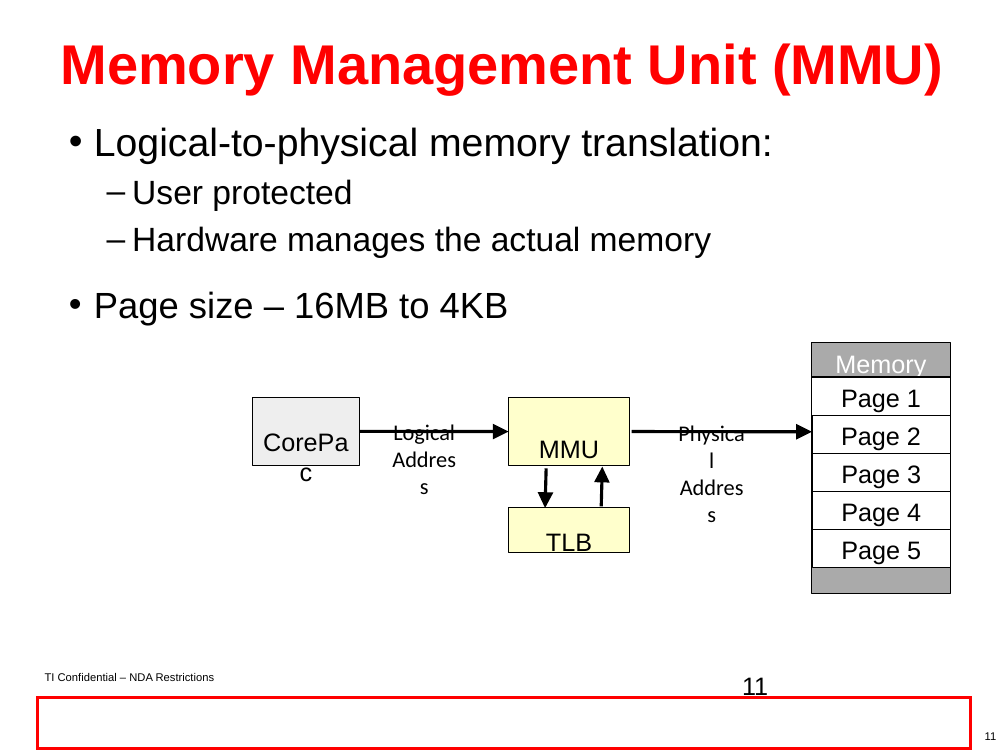
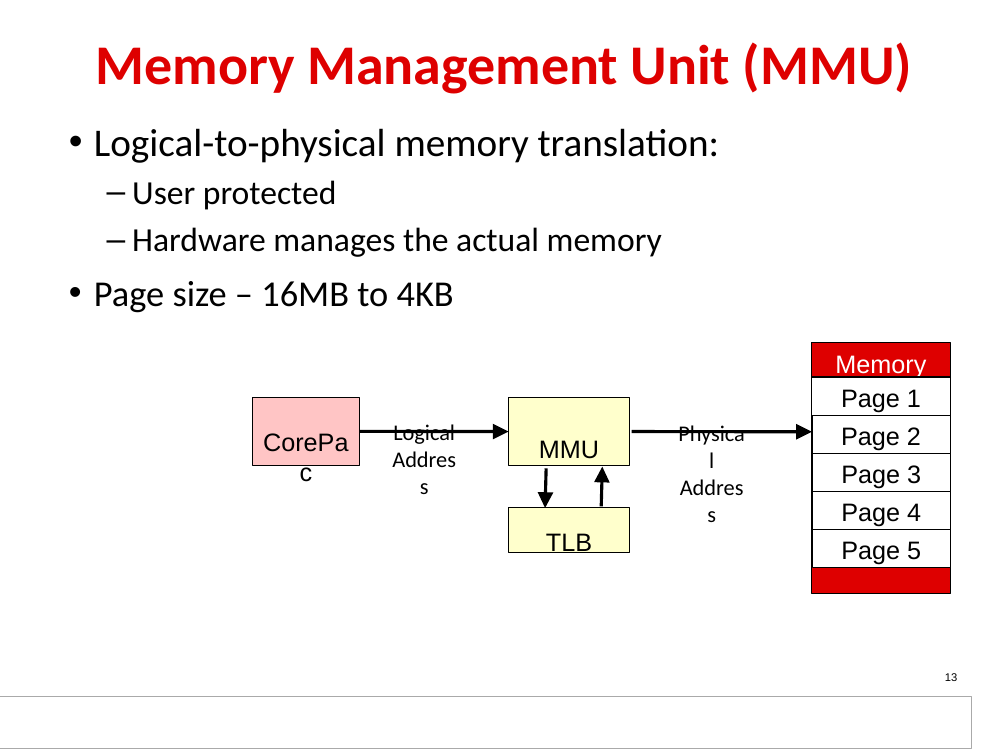
Before and after one commit to hari1989/keystone-workshop, a slide deck: slide 13 of preliminary/Working/presentations/Sitara/Ran_sitara_boot_camp_am437x_technical_overview_final.pptx (slide 11 before the commit). Drawn at 1008x756 pixels with LibreOffice and Linux fonts; fonts in the diff are those of the drawing; background and template pictures are left out. Boxes give left, top, right and bottom in pixels: in the first picture for what was removed or moved away, otherwise in the second. Text is boxed around its words. In the diff, an @@ line names an element or a change of style, - is before the commit and + after.

```diff
--- a/preliminary/Working/presentations/Sitara/Ran_sitara_boot_camp_am437x_technical_overview_final.pptx
+++ b/preliminary/Working/presentations/Sitara/Ran_sitara_boot_camp_am437x_technical_overview_final.pptx
@@ title "Memory Management Unit (MMU)" at <box>96,42,912,94</box>: font Arial to Calibri, text colour #FF0000 to #DE0000; alignment left to centre @@
@@ text "Logical-to-physical memory translation:" at <box>94,128,719,313</box>: font Arial to Calibri; less space between paragraphs @@
@@ rectangle "Memory" at <box>811,343,950,594</box>: fill #AAAAAA to #DE0000 @@
@@ rectangle "CorePac" at <box>252,398,359,466</box>: fill #EEEEEE to #FFC5C5 @@
@@ text removed at <box>45,673,215,681</box> @@
-TI Confidential – NDA Restrictions
@@ page number at <box>945,673,957,681</box>: text changed; size 18 to 8 pt @@
-11
+13
@@ rectangle added at <box>0,697,972,748</box>, fill #FFFFFF, outline #AAAAAA 0.75 pt @@
@@ rectangle: place and size @@
-rectangle at <box>37,698,971,749</box>
+rectangle at <box>5,698,969,748</box>
@@ rectangle at <box>5,698,969,748</box>: fill none to #FFFFFF; outline #FF0000 2 pt to none @@
@@ page number removed at <box>985,732,997,740</box> @@
-11
```
Also in this commit, not shown: 49 other slides changed, 5 slides added, 3 slides removed.
